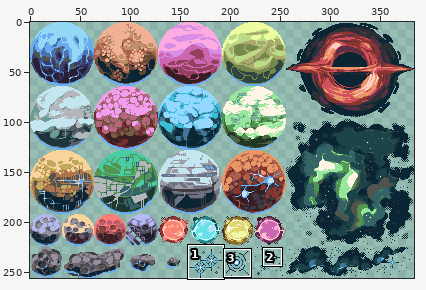
Edited in one commit: sprite sheet (data/texture/CelestialObjects.png). Above: a wide view before the commit, with the close-up outlined.
Close-up. The starting point:
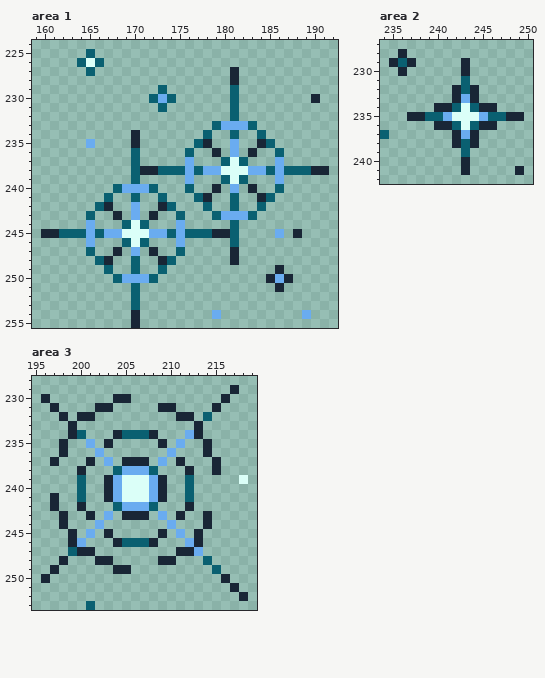
The file is 384x256 pixels. Colours within 5 levels of each other are drawn and written as one. Shown: area 1: x 159..192, y 224..255; area 2: x 234..250, y 227..242; area 3: x 195..219, y 228..253. The commit also changed other parts of the picture, which this record leaves out.
After:
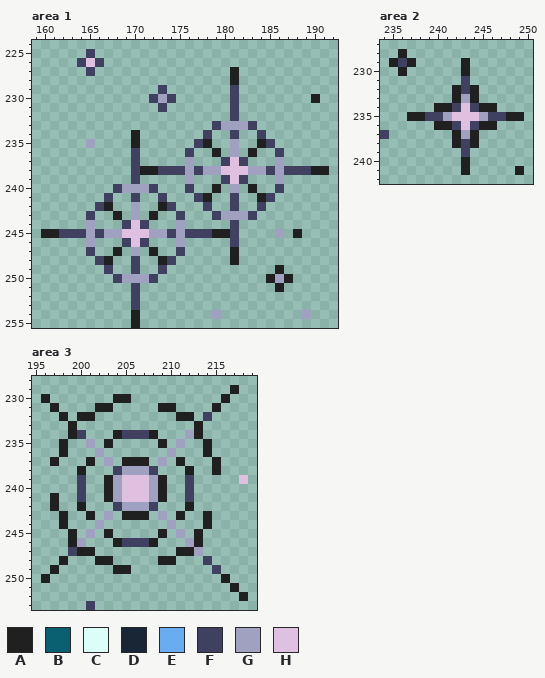
Palette (. is transparent): A #202020  B #0a6071  C #dbfff8  D #192636  E #6aacf0  F #404060  G #a0a0c0  H #e0c0e0
Diff:
Changed rows in their new state; - is an unchanged pixel.
Area 1:
first column x 160:
225 -----F--------------------------
226 ----FHF-------------------------
227 -----F---------------A----------
228 ---------------------A----------
229 -------------F-------F----------
230 ------------FGF------F--------A-
231 -------------F-------F----------
232 ---------------------F----------
233 -------------------FGGGF--------
234 ----------A-------F--F--F-------
235 -----G----A------FA--G--AF------
236 ----------F-----F--A-G-A--F-----
237 ----------F-----G---FHF---G-----
238 ----------FAAFFFGFGGHHHGGFGFFFAA
239 ----------F-----G---FHF---G-----
240 --------FGGGF---F--A-G-A--F-----
241 -------F--F--F---FA--F--AF------
242 ------FA--G--AF---F--F--F-------
243 -----F--A-G-A--F---FGGGF--------
244 -----G---FHF---G-----F----------
245 AAFFFGFGGHHHGGFGFFFAAF----G-A---
246 -----G---FHF---G-----F----------
247 -----F--A-G-A--F-----A----------
248 ------FA--F--AF------A----------
249 -------F--F--F------------A-----
250 --------FGGGF------------AGA----
251 ----------F---------------A-----
252 ----------F---------------------
253 ----------F---------------------
254 ----------A--------G---------G--
255 ----------A---------------------
Area 2:
first column x 234:
228 --A-------------
229 -AFA-----A------
230 --A------A------
231 ---------F------
232 --------AFA-----
233 --------AGA-----
234 ------AAFHFAA---
235 ---AAFFGHHHGFFAA
236 ------AAFHFAA---
237 F-------AGA-----
238 --------AFA-----
239 ---------F------
240 ---------A------
241 ---------A-----A
Area 3:
first column x 196:
229 ---------------------A-
230 A-------AA----------A--
231 -A----AA-----AA----A---
232 --A-AA---------AA-F----
233 ---A-------------A-----
234 ---AF---AFFFA---GA-----
235 --A--G-A-----A-G--A----
236 --A---G-------G---A----
237 -A---A-G-AAA-G-A---A---
238 ----A---FGGGF---A--A---
239 ----F--AGHHHGA--F-----H
240 ----F--AGHHHGA--F------
241 -A--F--AGHHHGA--F------
242 -A--A---FGGGF---A------
243 --A--A-G-AAA-G-A--A----
244 --A---G-------G---A----
245 ---A-G-A-----A-G-A-----
246 ---AG---AFFFA---GA-----
247 ---FAA---------AAG-----
248 --A---AA-----AA---F----
249 -A------AA---------F---
250 A-------------------A--
251 ---------------------A-
252 ----------------------A
253 -----F-----------------
